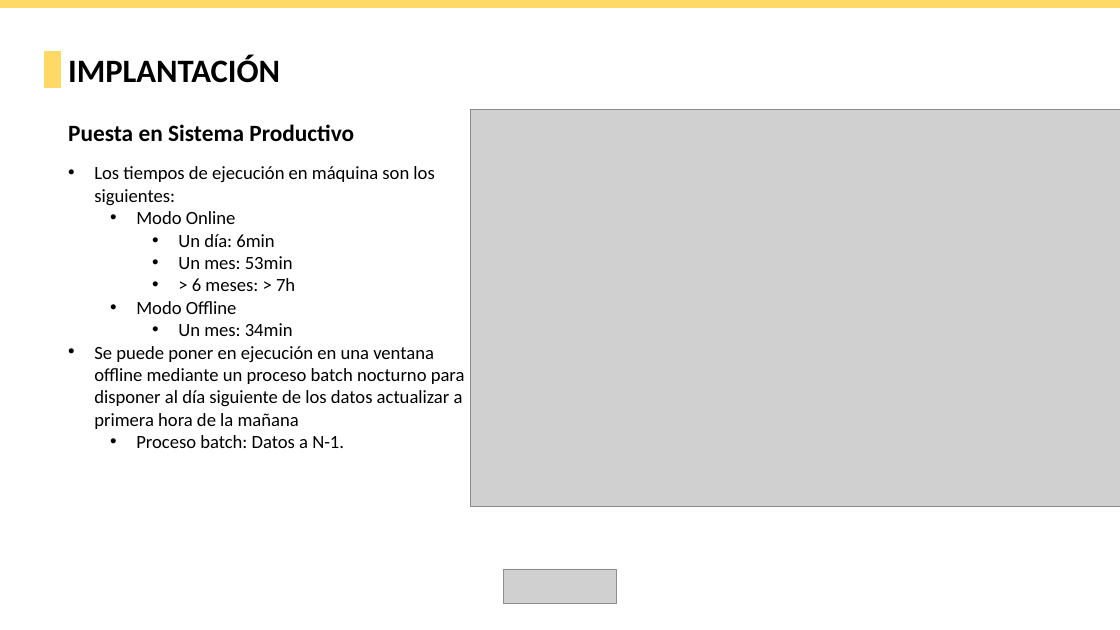
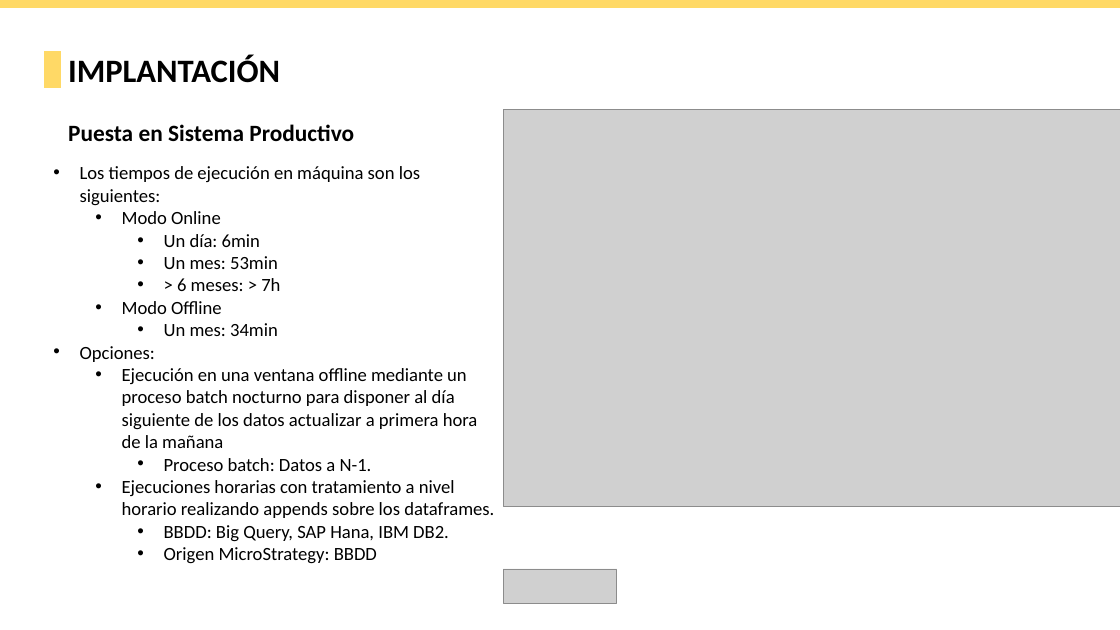
Before and after one commit to antdomgoni/tfm, a slide deck: slide 14 of Memoria/TFM-Analisis Sentimiento.pptx. Drawn at 1120x630 pixels with LibreOffice and Linux fonts; fonts in the diff are those of the drawing; grey boxes stand for pictures. Boxes give left, top, right and bottom in pixels: in the first picture for what was removed or moved away, otherwise in the second. Text is boxed around its words. In the diff, an @@ line names an element or a change of style, - is before the commit and + after.

```diff
--- a/Memoria/TFM-Analisis Sentimiento.pptx
+++ b/Memoria/TFM-Analisis Sentimiento.pptx
@@ picture: place and size @@
-picture at [471, 110, 1120, 507]
+picture at [503, 110, 1120, 507]
@@ text "Los tiempos de ejecución en ...": place and size @@
-text "Los tiempos de ejecución en ..." at [94, 166, 465, 448]
+text "Los tiempos de ejecución en ..." at [80, 166, 494, 564]
@@ text at [80, 346, 478, 448]: text changed @@
-• Se puede poner en ejecución en una ventana offline mediante un proceso batch nocturno para disponer al día siguiente de los datos actualizar a primera hora de la mañana
+• Opciones:
+  • Ejecución en una ventana offline mediante un proceso batch nocturno para disponer al día siguiente de los datos actualizar a primera hora de la mañana
@@ text at [164, 458, 372, 471]: list level 2 to 3 in "Proceso batch: Datos a N-1." @@
@@ text at [122, 480, 494, 564]: paragraphs added @@
+  • Ejecuciones horarias con tratamiento a nivel horario realizando appends sobre los dataframes.
+    • BBDD: Big Query, SAP Hana, IBM DB2.
+    • Origen MicroStrategy: BBDD
```
Also in this commit, not shown: 2 other slides changed.
